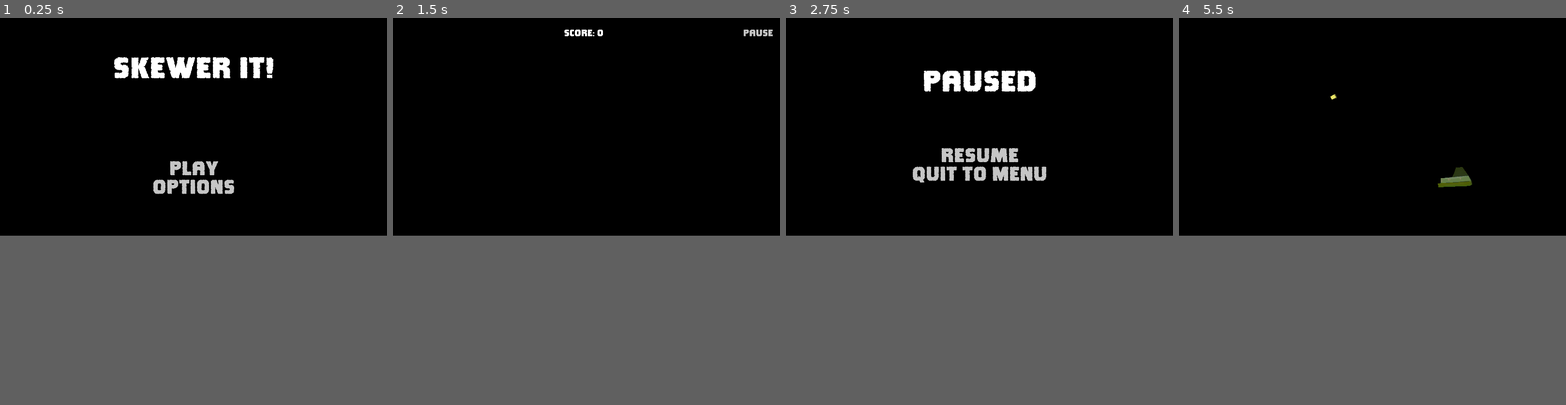
Above: before the commit, frames 1-4 (left to right).
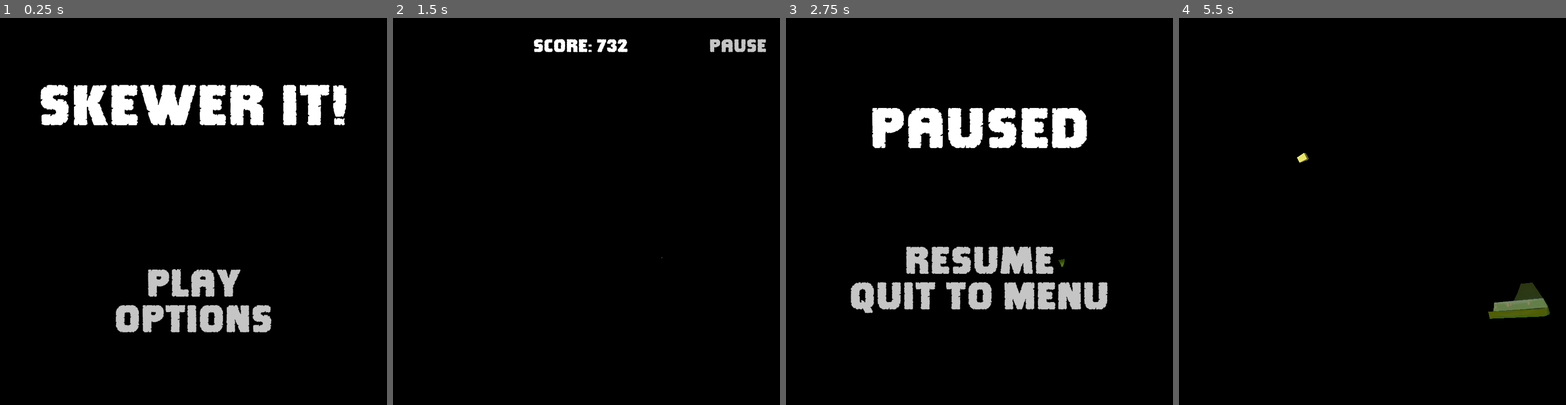
Above: after the commit, the same moments.

Repository: MichaelDawe/skewer_it
Game: Godot game, scene res://main.tscn
The game is run twice, just before and just after one commit, with the same random seed, the same clock (stepped at 60 frames per second) and the same inputs.
Inputs (mouse positions are in pixels of both pictures, inside the frame that each line leads up to):
- Up to frame 1 (0.25 s): no input
- Up to frame 2 (1.5 s): click "PLAY" at 0.5 s; click "Play" at 1.25 s
- Up to frame 3 (2.75 s): click "pause" at 2 s
- Up to frame 4 (5.5 s): click "Resume" at 2.75 s; tap Enter at 3.5 s; move the mouse to (1457, 114) at 3.52 s; move the mouse to (1295, 137) at 4.27 s; move the mouse to (1411, 79) at 5.02 s
In our replay, the window is 800x450 before the commit and 800x800 after it. These sizes can differ from the game's own. Grey fills any space a smaller window leaves; there, only what the larger window draws over its background counts as a difference.

The runs differ from the first frame. In frame 1, 11% of the frame differs, in the area x 10-90%, y 10-82%; in frame 2, 1.2%; in frame 3, 12%, in the area x 16-84%, y 13-77%; in frame 4, 1.2%.

Commit message:
skewer moves - incorrectly

Diff:
--- a/hud.gd
+++ b/hud.gd
@@ -23,7 +23,7 @@
 	main.mode = 2
 	# spawn pause menu
 	var pause = preload("res://pause.tscn").instantiate()
-	main.add_child(pause)
+	main.add_child.call_deferred(pause)
 	# save highscore to file
 	var highscore = 0
 	if FileAccess.file_exists("user://highscore.res"):
@@ -36,3 +36,10 @@
 		file.close()
 	# suic!de
 	queue_free()
+
+func _notification(what):
+	# seems to work on android to save the score when you go home,
+	# open another app, or even close the app
+	if what == MainLoop.NOTIFICATION_APPLICATION_PAUSED:
+		if main.mode == 1:
+			_on_pause_pressed()
--- a/main.gd
+++ b/main.gd
@@ -29,6 +29,8 @@
 		# assign random rotation
 		n.set_meta("rotation", Vector3(randf(), randf(), randf()))
 		n.set_meta("spawned", false)
+	# reset skewer to be hidden
+	$Skewer.position = Vector3(0.0, 0.0, 128)
 
 
 # Called every frame. 'delta' is the elapsed time since the previous frame.
@@ -38,7 +40,7 @@
 	if mode == 1:
 		# make game speed up over time
 		speedBoost += 0.0001 * delta;
-		print(speedBoost)
+		# print(speedBoost)
 		# spawning counter
 		spawnNowQ += delta
 		# process items
@@ -77,7 +79,12 @@
 			spawnNowQ = 0.0
 
 		# render skewer
-
+		# print(get_viewport().get_mouse_position())
+		$Skewer.position = Vector3(
+			(get_viewport().get_mouse_position().x / 111) - 4,
+			0.0 - ((get_viewport().get_mouse_position().y / 111) - 4),
+			55)
+		score = get_viewport().get_mouse_position().y
 
 		# process score
 
@@ -101,6 +108,8 @@
 	# reset speed
 	speedBoost = 1.0
 	score = 0.0
+	# reset skewer to be hidden
+	$Skewer.position = Vector3(0.0, 0.0, 128)
 
 func play():
 	# because the scene is always loaded some things might need to be run when
--- a/main.tscn
+++ b/main.tscn
@@ -176,94 +176,96 @@
 visible = false
 mesh = SubResource("QuadMesh_sw2bk")
 
-[node name="HitPlane" type="MeshInstance3D" parent="."]
-transform = Transform3D(33.036, 0, 0, 0, -1.44405e-06, -33.036, 0, 33.036, -1.44405e-06, 0, 0, 0)
+[node name="HitPlane" type="MeshInstance3D" parent="MainCamera"]
+transform = Transform3D(33.036, 0, 0, 0, -1.44405e-06, -33.036, 0, 33.036, -1.44405e-06, 0, 0, -64)
 visible = false
 mesh = SubResource("PlaneMesh_q41w5")
+skeleton = NodePath("../..")
 
 [node name="Vegies" type="Node3D" parent="."]
 transform = Transform3D(1, 0, 0, 0, 1, 0, 0, 0, 1, 0, 0, -64)
 
 [node name="Aubergine" type="MeshInstance3D" parent="Vegies"]
-transform = Transform3D(1, 0, 0, 0, 1, 0, 0, 0, 1, 0.334335, -1.13797, -0.251816)
+transform = Transform3D(1, 0, 0, 0, 1, 0, 0, 0, 1, -30.6534, -1.13798, 10.1826)
 mesh = ExtResource("3_w2r1g")
 skeleton = NodePath("../..")
 surface_material_override/0 = SubResource("ShaderMaterial_wkfuj")
 
 [node name="Garlic" type="MeshInstance3D" parent="Vegies"]
-transform = Transform3D(1, 0, 0, 0, 1, 0, 0, 0, 1, 0.0303326, -0.45319, 0.142258)
+transform = Transform3D(1, 0, 0, 0, 1, 0, 0, 0, 1, -36.3506, -0.453198, -14.2487)
 mesh = ExtResource("6_2t5ge")
 skeleton = NodePath("../..")
 surface_material_override/0 = SubResource("ShaderMaterial_k6gds")
 
 [node name="Gerkin" type="MeshInstance3D" parent="Vegies"]
-transform = Transform3D(1, 0, 0, 0, 1, 0, 0, 0, 1, 0.0303326, -0.45319, 0.142258)
+transform = Transform3D(1, 0, 0, 0, 1, 0, 0, 0, 1, -8.27002, -0.453198, -18.4276)
 mesh = ExtResource("7_yslce")
 skeleton = NodePath("../..")
 surface_material_override/0 = SubResource("ShaderMaterial_4bchg")
 
 [node name="GreenPepper" type="MeshInstance3D" parent="Vegies"]
-transform = Transform3D(1, 0, 0, 0, 1, 0, 0, 0, 1, 0.0303326, -0.45319, 0.142258)
+transform = Transform3D(1, 0, 0, 0, 1, 0, 0, 0, 1, 21.1088, -0.453198, -11.2006)
 mesh = ExtResource("8_1pksx")
 skeleton = NodePath("../..")
 surface_material_override/0 = SubResource("ShaderMaterial_hi0xi")
 
 [node name="Maize" type="MeshInstance3D" parent="Vegies"]
-transform = Transform3D(1, 0, 0, 0, 1, 0, 0, 0, 1, 0.0303326, -0.45319, 0.142258)
+transform = Transform3D(1, 0, 0, 0, 1, 0, 0, 0, 1, 30.8738, -0.45319, 5.46009)
 mesh = ExtResource("9_qny88")
 skeleton = NodePath("../..")
 surface_material_override/0 = SubResource("ShaderMaterial_bycw5")
 
 [node name="MarinatedTofu" type="MeshInstance3D" parent="Vegies"]
-transform = Transform3D(1, 0, 0, 0, 1, 0, 0, 0, 1, 0.0303326, -0.45319, 0.142258)
+transform = Transform3D(1, 0, 0, 0, 1, 0, 0, 0, 1, 10.6329, -0.45319, 9.56696)
 mesh = ExtResource("10_5akmt")
 skeleton = NodePath("../..")
 surface_material_override/0 = SubResource("ShaderMaterial_d2lm2")
 
 [node name="Mushroom" type="MeshInstance3D" parent="Vegies"]
-transform = Transform3D(1, 0, 0, 0, 1, 0, 0, 0, 1, 0.0303326, -0.45319, 0.142258)
+transform = Transform3D(1, 0, 0, 0, 1, 0, 0, 0, 1, -16.8307, -0.45319, 14.1131)
 mesh = ExtResource("11_3u7ha")
 skeleton = NodePath("../..")
 surface_material_override/0 = SubResource("ShaderMaterial_d5182")
 
 [node name="Olive" type="MeshInstance3D" parent="Vegies"]
-transform = Transform3D(1, 0, 0, 0, 1, 0, 0, 0, 1, 0.0303326, -0.45319, 0.142258)
+transform = Transform3D(1, 0, 0, 0, 1, 0, 0, 0, 1, 6.96548, -0.45319, -23.8441)
 mesh = ExtResource("12_pxxnx")
 skeleton = NodePath("../..")
 surface_material_override/0 = SubResource("ShaderMaterial_30rt2")
 
 [node name="Pineapple" type="MeshInstance3D" parent="Vegies"]
-transform = Transform3D(1, 0, 0, 0, 1, 0, 0, 0, 1, 0.0303326, -0.45319, 0.142258)
+transform = Transform3D(1, 0, 0, 0, 1, 0, 0, 0, 1, -23.2517, -0.45319, -2.64182)
 mesh = ExtResource("13_mlim2")
 skeleton = NodePath("../..")
 surface_material_override/0 = SubResource("ShaderMaterial_lfqtr")
 
 [node name="RedPepper" type="MeshInstance3D" parent="Vegies"]
-transform = Transform3D(1, 0, 0, 0, 1, 0, 0, 0, 1, 0.0303326, -0.45319, 0.142258)
+transform = Transform3D(1, 0, 0, 0, 1, 0, 0, 0, 1, -5.79693, -0.45319, 28.724)
 mesh = ExtResource("14_gk7ww")
 skeleton = NodePath("../..")
 surface_material_override/0 = SubResource("ShaderMaterial_1hhqa")
 
 [node name="Sausage" type="MeshInstance3D" parent="Vegies"]
-transform = Transform3D(1, 0, 0, 0, 1, 0, 0, 0, 1, 0.0303326, -0.45319, 0.142258)
+transform = Transform3D(1, 0, 0, 0, 1, 0, 0, 0, 1, 23.171, -0.45319, 21.2341)
+visible = false
 mesh = ExtResource("15_4m00c")
 skeleton = NodePath("../..")
 surface_material_override/0 = SubResource("ShaderMaterial_68a3i")
 
 [node name="Shallot" type="MeshInstance3D" parent="Vegies"]
-transform = Transform3D(1, 0, 0, 0, 1, 0, 0, 0, 1, 0.0303326, -0.45319, 0.142258)
+transform = Transform3D(1, 0, 0, 0, 1, 0, 0, 0, 1, -30.1627, -0.45319, 23.5416)
 mesh = ExtResource("16_0tfja")
 skeleton = NodePath("../..")
 surface_material_override/0 = SubResource("ShaderMaterial_rls5l")
 
 [node name="Tofu" type="MeshInstance3D" parent="Vegies"]
-transform = Transform3D(1, 0, 0, 0, 1, 0, 0, 0, 1, 0.0303326, -0.45319, 0.142258)
+transform = Transform3D(1, 0, 0, 0, 1, 0, 0, 0, 1, 4.29611, -0.453182, -12.9894)
 mesh = ExtResource("17_ecc5e")
 skeleton = NodePath("../..")
 surface_material_override/0 = SubResource("ShaderMaterial_y86ag")
 
 [node name="Tomato" type="MeshInstance3D" parent="Vegies"]
-transform = Transform3D(1, 0, 0, 0, 1, 0, 0, 0, 1, 0.0303326, -0.45319, 0.142258)
+transform = Transform3D(1, 0, 0, 0, 1, 0, 0, 0, 1, -2.91223, -0.45319, 14.6885)
 mesh = ExtResource("18_tjta7")
 skeleton = NodePath("../..")
 surface_material_override/0 = SubResource("ShaderMaterial_oaqbl")
@@ -275,6 +277,6 @@
 surface_material_override/0 = SubResource("ShaderMaterial_4h1v3")
 
 [node name="Skewer" type="MeshInstance3D" parent="."]
-transform = Transform3D(0.892981, -0.363114, 0.265959, 0.104235, 0.741667, 0.66262, -0.43786, -0.563985, 0.700143, 56.245, -79.455, 0)
+transform = Transform3D(0.0700909, -0.071325, 0, 0.071325, 0.0700909, 0, 0, 0, 0.1, 0, -0.47, 55)
 mesh = ExtResource("34_m0car")
 surface_material_override/0 = SubResource("ShaderMaterial_1u1wv")
--- a/project.godot
+++ b/project.godot
@@ -20,10 +20,12 @@
 
 [display]
 
-window/size/viewport_width=1920
-window/size/viewport_height=1080
+window/size/viewport_width=1000
+window/size/viewport_height=1000
+window/size/resizable=false
 window/stretch/mode="viewport"
 window/stretch/aspect="expand"
+window/handheld/orientation=4
 
 [filesystem]
 
--- a/shaders/background.gdshader
+++ b/shaders/background.gdshader
@@ -59,5 +59,7 @@
     float vig = uv.x*uv.y * 10.0; //multiply with sth for intensity
     vig = pow(vig, 0.5) + 0.5; //change pow for modifying the extend of the  vignette
 
-    ALBEDO = (vec3(stars) * (1.0 - background)) + (background * vig);
+	vec3 backgroundViged = background * vig;
+
+    ALBEDO = (vec3(stars) * (1.0 - backgroundViged)) + backgroundViged;
 }
--- a/shaders/post.gdshader
+++ b/shaders/post.gdshader
@@ -9,6 +9,5 @@
 
 void fragment() {
 	vec3 col = texture(screen_texture, SCREEN_UV).rgb;
-	col = vec3(col.g, col.b, col.r);
 	ALBEDO = col;
 }
Not shown, changed: models/skewer.obj
